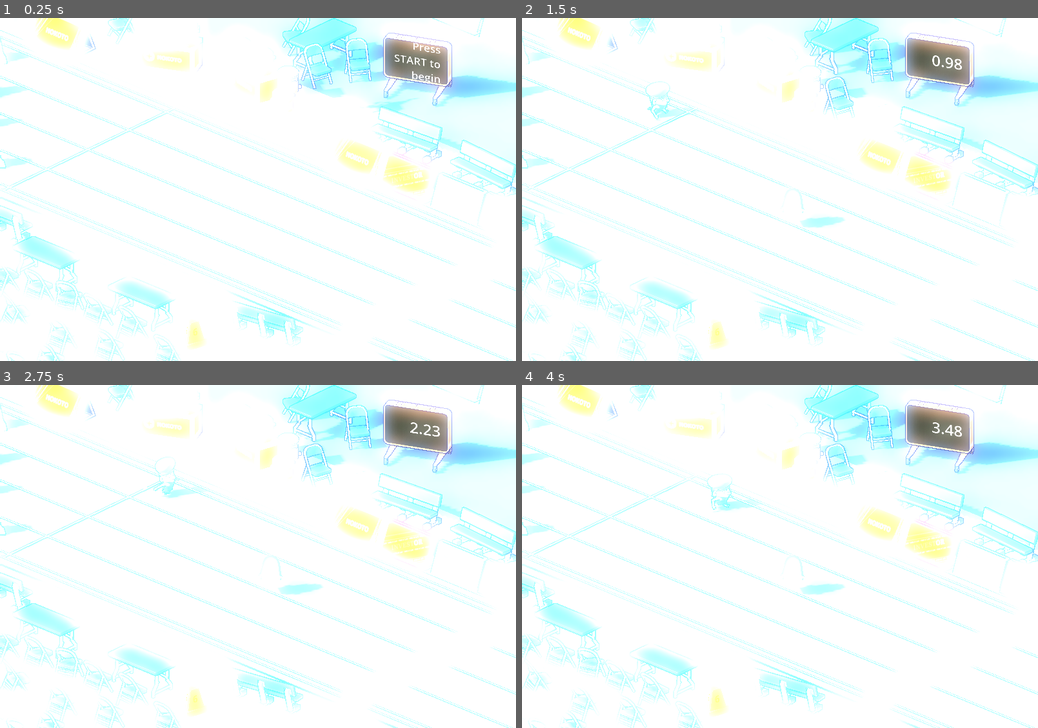
Above: before the commit, frames 1-4 (two rows, left to right).
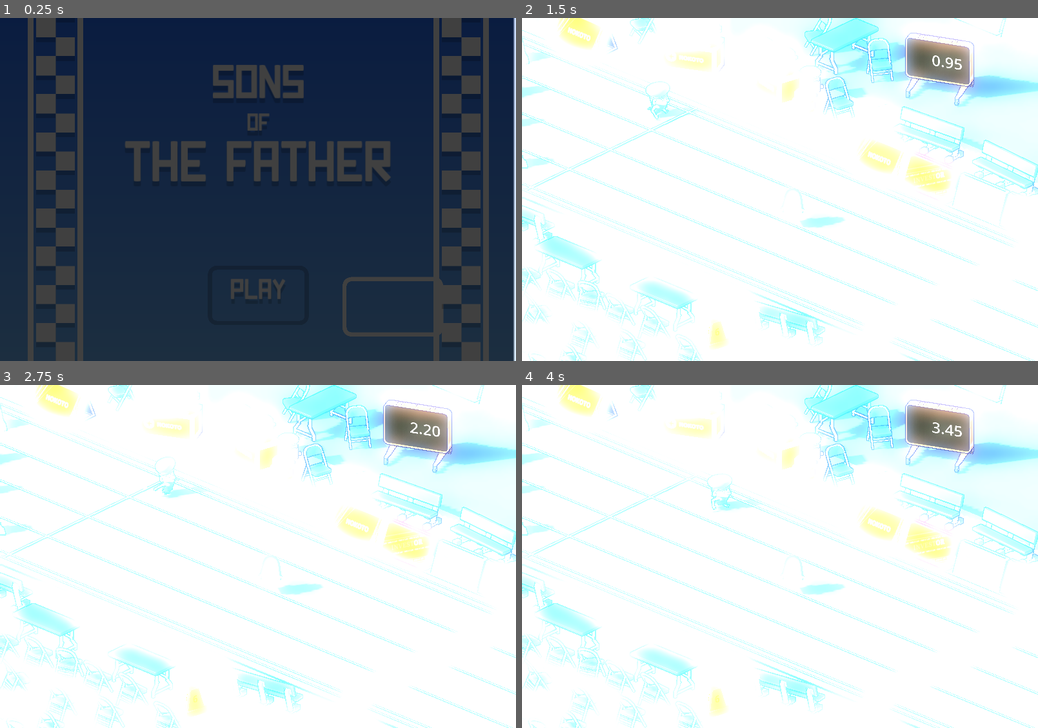
Above: after the commit, the same moments.

Repository: chevvy/sins_of_Father
Game: Godot game, scene res://Scene/menu.tscn
Two runs of this game, one before a commit and one after it. Both use one fixed random seed, a clock stepped at 60 frames per second and the inputs below. Before the commit the project starts from res://main.tscn.
Inputs:
- Up to frame 1 (0.25 s): no input
- Up to frame 2 (1.5 s): tap Enter (start) at 0.5, 1.35 s; hold Enter (start) 0.53-1.28 s; tap Space (interact_4) at 0.6 s
- Up to frame 3 (2.75 s): tap Space (interact_4) at 1.55, 2.1 s; hold Enter (start) from 2.03 s (still down)
- Up to frame 4 (4 s): release Enter (start) at 2.78 s; tap Enter (start) at 2.85 s; tap Space (interact_4) at 3.05, 3.6 s; hold Enter (start) from 3.53 s (still down)

The runs differ from the first frame. In frame 1, 100% of the frame differs, in the area x 0-100%, y 0-100%; in frame 2, less than 0.1%; in frame 3, less than 0.1%; in frame 4, less than 0.1%.

Commit message:
menu loading

Diff:
--- a/Character/CharacterWithController.gd
+++ b/Character/CharacterWithController.gd
@@ -2,7 +2,7 @@
 
 
 const SPEED = 40
-const PUSH_FORCE = 5
+const PUSH_FORCE = 2
 var is_being_knockedback := false
 var knockback_dir : Vector3 = Vector3(0, 0 ,0)
 var player_id: int = -1
--- /dev/null
+++ b/Managers/level_manager.gd
@@ -0,0 +1,14 @@
+extends Node
+
+@onready var menu_path = "res://Scene/menu.tscn"
+@onready var main_path = "res://main.tscn"
+@onready var win_path = "res://Ui/encore.tscn"
+
+func load_menu():
+	get_tree().change_scene_to_file(menu_path)
+
+func load_main():
+	get_tree().change_scene_to_file(main_path)
+
+func load_win():
+	get_tree().change_scene_to_file(win_path)
--- a/Scene/menu.gd
+++ b/Scene/menu.gd
@@ -2,9 +2,10 @@
 
 @onready var animator = $AnimationPlayer
 
-func _unhandled_input(event):
-	if event == ["interact_0","interact_1","interact_2","interact_3","interact_4"] :
-		pass
+
+func _input(event: InputEvent) -> void:
+	if event.is_action_pressed("start"):
+		LevelManager.load_main()
 
 
 func _on_animation_player_animation_finished(anim_name):
--- a/Scene/menu.tscn
+++ b/Scene/menu.tscn
@@ -1,6 +1,7 @@
-[gd_scene load_steps=18 format=3 uid="uid://4fsyu83bn2f0"]
+[gd_scene load_steps=19 format=3 uid="uid://4fsyu83bn2f0"]
 
 [ext_resource type="Texture2D" uid="uid://djasc2ga7quo5" path="res://VFX/Checker_Alpha.png" id="1_1ytqd"]
+[ext_resource type="Script" path="res://Scene/menu.gd" id="1_covv7"]
 [ext_resource type="FontFile" uid="uid://cy5qefxjl2xa1" path="res://Font/darkforest.ttf" id="2_ioubi"]
 [ext_resource type="Texture2D" uid="uid://b68xd4ptl01in" path="res://VFX/Select_Frame.png" id="3_rll0x"]
 
@@ -250,6 +251,7 @@
 anchor_bottom = 1.0
 grow_horizontal = 2
 grow_vertical = 2
+script = ExtResource("1_covv7")
 
 [node name="AnimationPlayer" type="AnimationPlayer" parent="."]
 libraries = {
@@ -355,10 +357,10 @@
 anchor_top = 0.5
 anchor_right = 0.5
 anchor_bottom = 0.5
-offset_left = -113.0
-offset_top = -113.0
-offset_right = 113.0
-offset_bottom = 115.0
+offset_left = 169.0
+offset_top = -83.0
+offset_right = 395.0
+offset_bottom = 145.0
 grow_horizontal = 2
 grow_vertical = 2
 texture = ExtResource("3_rll0x")
@@ -412,9 +414,9 @@
 anchor_right = 0.5
 anchor_bottom = 0.5
 offset_left = -40.0
-offset_top = -480.0
+offset_top = -120.0
 offset_right = 40.0
-offset_bottom = 400.0
+offset_bottom = 760.0
 grow_horizontal = 2
 grow_vertical = 2
 texture = ExtResource("1_1ytqd")
@@ -478,9 +480,9 @@
 anchor_right = 0.5
 anchor_bottom = 0.5
 offset_left = -40.0
-offset_top = -480.0
+offset_top = -120.0
 offset_right = 40.0
-offset_bottom = 400.0
+offset_bottom = 760.0
 grow_horizontal = 2
 grow_vertical = 2
 texture = ExtResource("1_1ytqd")
--- a/project.godot
+++ b/project.godot
@@ -11,7 +11,7 @@
 [application]
 
 config/name="Sins Of The Fathers"
-run/main_scene="res://main.tscn"
+run/main_scene="res://Scene/menu.tscn"
 config/features=PackedStringArray("4.2", "Forward Plus")
 config/icon="res://icon.svg"
 
@@ -20,6 +20,7 @@
 PossessableRessourceManager="*res://Items/possessable_ressource_manager.gd"
 CameraManager="*res://Environment/camera_manager.gd"
 GameStateManager="*res://Managers/game_state_manager.gd"
+LevelManager="*res://Managers/level_manager.gd"
 
 [display]
 
